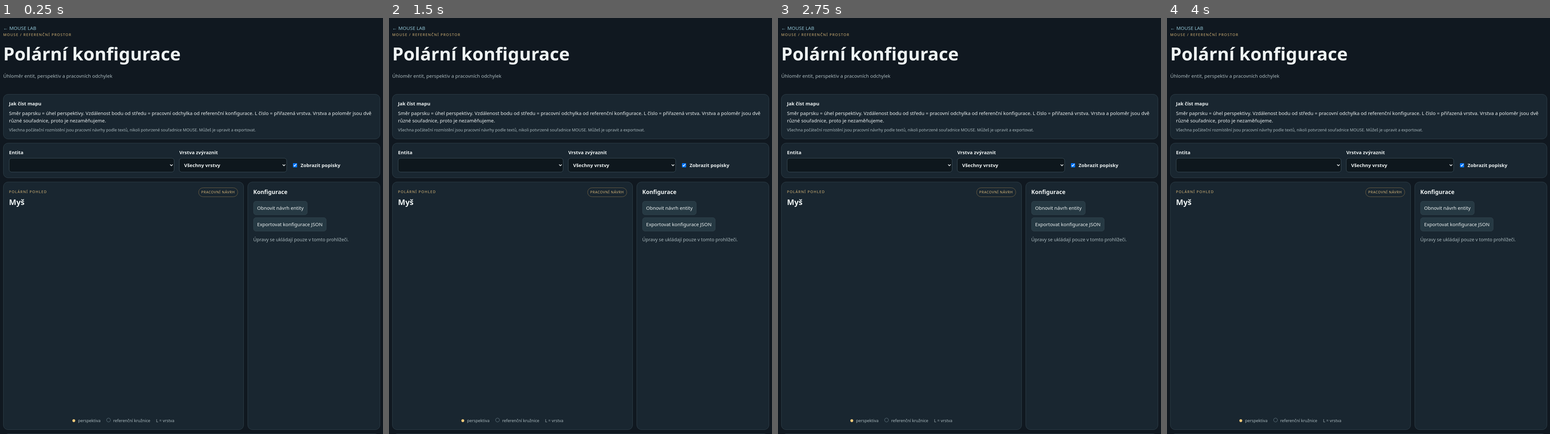
Above: before the commit, frames 1-4 (left to right).
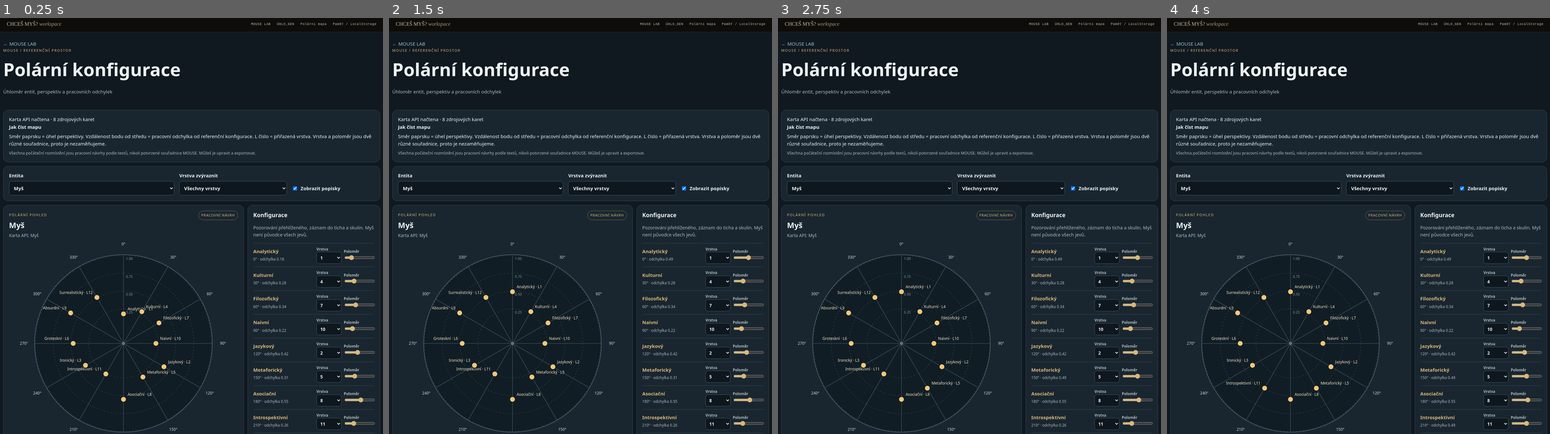
Above: after the commit, the same moments.

Repository: artmisanovak-prog/games_gen
Game: browser game, page doma/mouse_lab/polar.html
Same seed, same stepped clock (60 frames per second), same inputs: the game is played once before the commit and once after it.
Inputs (mouse positions are in pixels of both pictures, inside the frame that each line leads up to):
- Up to frame 1 (0.25 s): no input
- Up to frame 2 (1.5 s): click (749, 259) at 1.27 s
- Up to frame 3 (2.75 s): click (1138, 375) at 1.87 s; click (1138, 259) at 2.47 s
- Up to frame 4 (4 s): click (1527, 421) at 3.07 s; click (1527, 400) at 3.67 s

The runs differ from the first frame. In frame 1, 7.9% of the frame differs, in the area x 0-100%, y 0-100%; in frame 2, 7.9%; in frame 3, 7.9%; in frame 4, 7.9%.
Error before the commit: TypeError: Cannot set properties of null (setting 'textContent')

Commit message:
Connect shared navigation and storage tools to polar view

Diff:
--- a/doma/mouse_lab/polar.html
+++ b/doma/mouse_lab/polar.html
@@ -1,10 +1,10 @@
 <!doctype html>
-<html lang="cs"><head><meta charset="utf-8"><meta name="view …(137 unchanged characters)… link rel="stylesheet" href="polar.css"></head>
+<html lang="cs"><head><meta charset="utf-8"><meta name="view …(137 unchanged characters)… link rel="stylesheet" href="polar.css"><script src="../shared/mouse-core.js"></script><script src="../shared/nav.js" defer></script></head>
 <body><header><a href="./index.html">← MOUSE LAB</a><div class="eyebrow">MOUSE / REFERENČNÍ PROSTOR</div><h1>Polární konfigurace</h1><p>Úhloměr entit, perspektiv a pracovních odchylek</p></header>
 <main>
-<section class="intro"><div><b>Jak číst mapu</b><p>Směr paprsku = ú …(347 unchanged characters)…
+<section class="intro"><div id="apiStatus" class="apiStatus">Připojuji kartu API…</div><div><b>Jak číst mapu</b><p>Směr paprsku = ú …(347 unchanged characters)…
 <section class="controls"><label>Entita<select id="entity"></select></label><label>Vrstva zvýraznit<select id="layerFilter"><option value="all">Všechny vrstvy</option></select></label><label class="check"><input id="showLabels" type="checkbox" checked> Zobrazit popisky</label></section>
 <section class="layout"><div class="mapPanel"><div class="mapHead"><div><span class="eyebrow">POLÁRNÍ POHLED</span><h2  …(383 unchanged characters)…
-<aside class="detail"><h3>Konfigurace</h3><p id="entityDescription"></p><div id="angleList"></div><div class="actions"><button id="resetEntity">Obnovit návrh entity</button><button id="export">Exportovat konfigurace JSON</button></div><p class="smallnote" id="status">Úpravy se ukládají pouze v tomto prohlížeči.</p></aside></section>
+<aside class="detail"><h3>Konfigurace</h3><p id="entityDescription"></p><div id="angleList"></div><div class="actions"><button id="shareUrl">Vytvořit URL stav</button><button id="resetEntity">Obnovit návrh entity</button><button id="export">Exportovat konfigurace JSON</button></div><div id="urlBox" class="urlBox" hidden><input id="urlValue" readonly><button id="copyUrl">Kopírovat URL</button></div><p class="smallnote" id="sourcePreview"></p><p class="smallnote" id="status">Úpravy se ukládají pouze v tomto prohlížeči.</p></aside></section>
 <section class="method"><h2>Co zatím mapa tvrdí a co netvrdí</h2><p>Každá entita má všech 12 referenčních úhlů a každá  …(409 unchanged characters)…
-</main><footer>MOUSE LAB · lokální vizualizace · exportuj JSON, pokud chceš přenést úpravy do jiného zařízení.</footer><script src="polar.js"></script></body></html>
+</main><footer><a href="./storage/">Paměť / LocalStorage</a> · <a href="../uhlo_gen/">ÚHLO_GEN</a> · MOUSE LAB · lokální vizualizace · exportuj JSON, pokud chceš přenést úpravy do jiného zařízení.</footer><script src="polar.js"></script></body></html>
